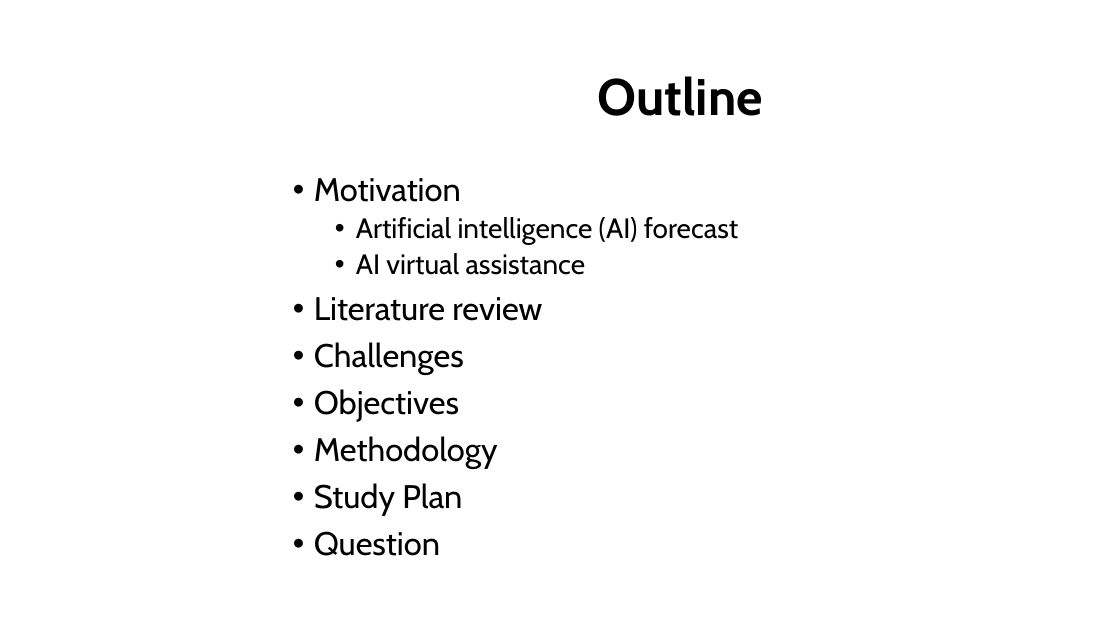
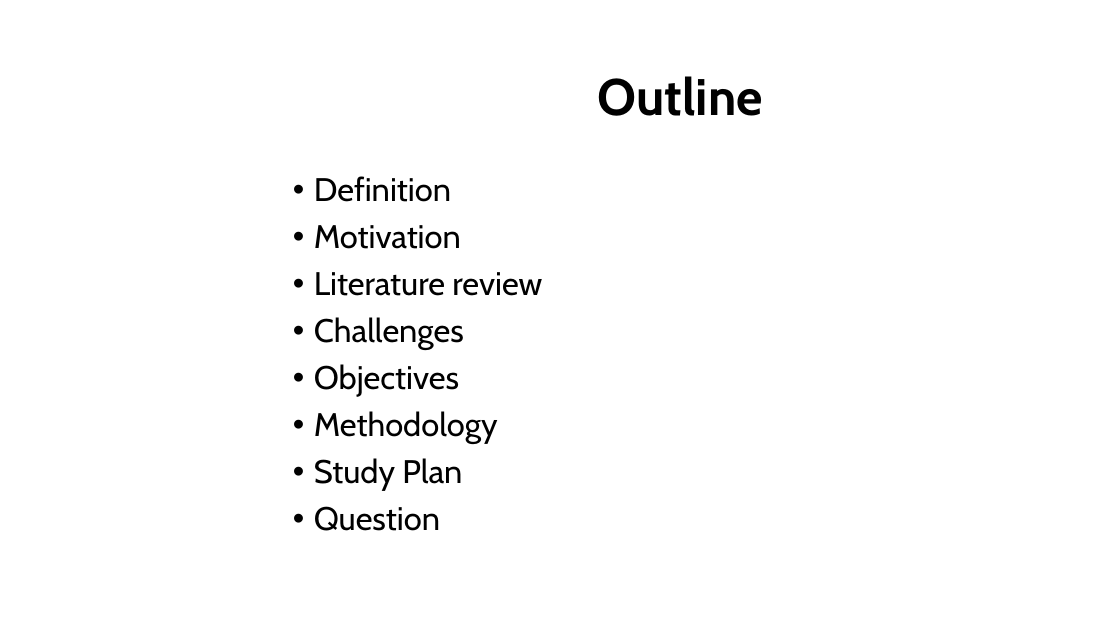
Before and after one commit to dungdovu/DGA1031, a slide deck: slide 2 of DGA1031/What is it.pptx. Drawn at 1120x630 pixels with LibreOffice and Linux fonts; fonts in the diff are those of the drawing; background and template pictures are left out. Boxes give left, top, right and bottom in pixels: in the first picture for what was removed or moved away, otherwise in the second. Text is boxed around its words. In the diff, an @@ line names an element or a change of style, - is before the commit and + after.

```diff
--- a/DGA1031/What is it.pptx
+++ b/DGA1031/What is it.pptx
@@ text at [314,176,451,202]: paragraph added @@
+• Definition
@@ text at [356,217,739,275]: paragraphs removed @@
-  • Artificial intelligence (AI) forecast
-  • AI virtual assistance
```
Also in this commit, not shown: 14 other slides changed, 7 slides added, 2 slides removed, 8 other files.
